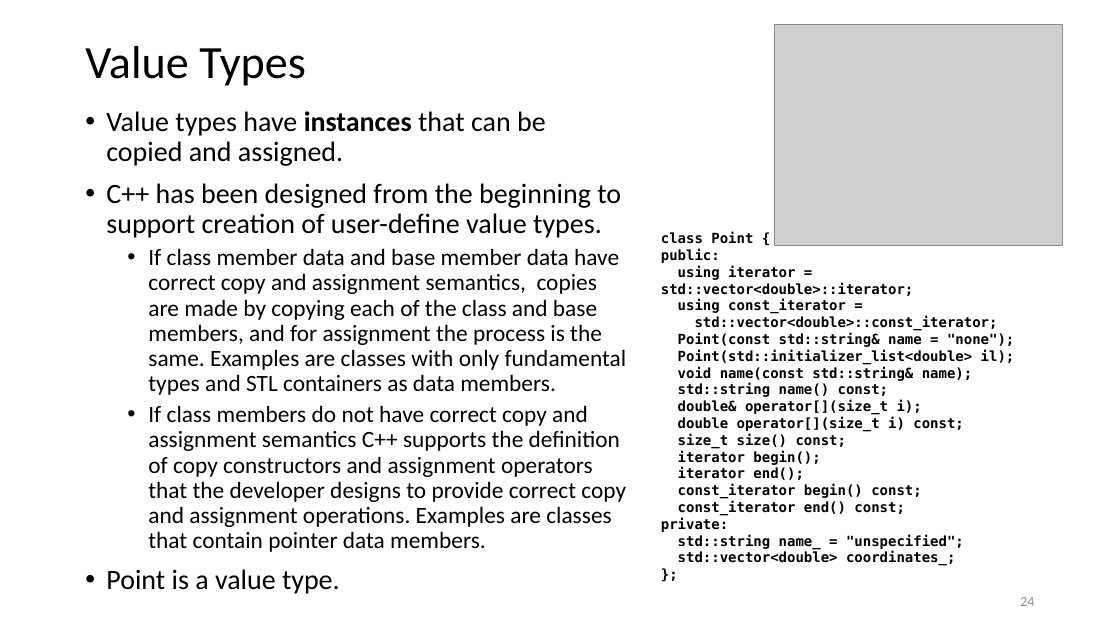
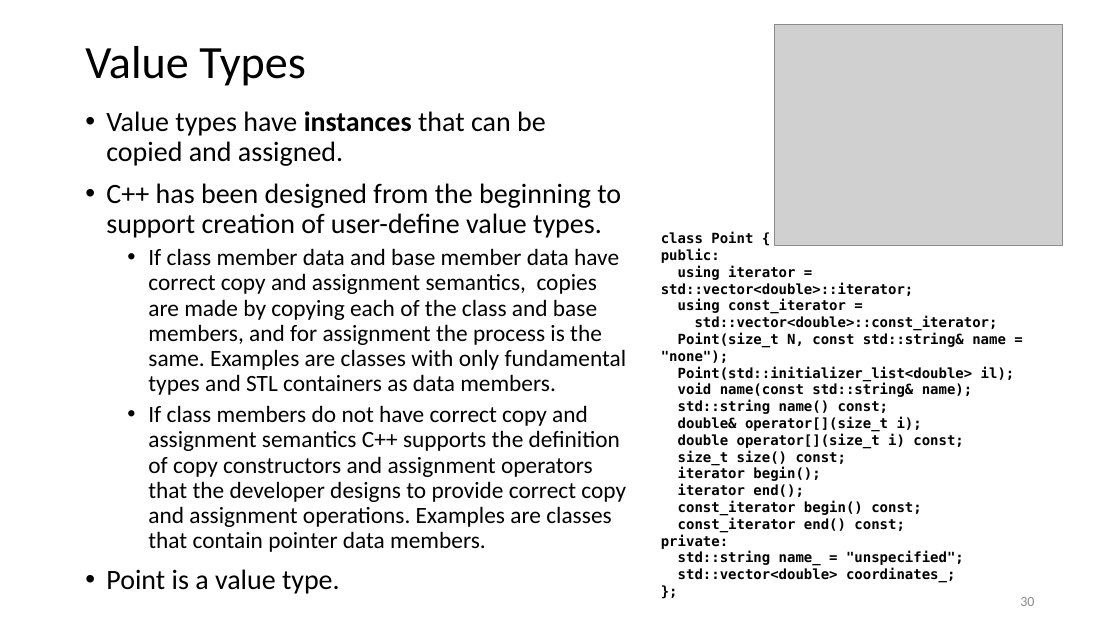
Before and after one commit to JimFawcett/JimFawcett.github.io, a slide deck: slide 30 of Resources/CppModels.pptx (slide 24 before the commit). Drawn at 1120x630 pixels with LibreOffice and Linux fonts; fonts in the diff are those of the drawing; grey boxes stand for pictures. Boxes give left, top, right and bottom in pixels: in the first picture for what was removed or moved away, otherwise in the second. Text is boxed around its words. In the diff, an @@ line names an element or a change of style, - is before the commit and + after.

```diff
--- a/Resources/CppModels.pptx
+++ b/Resources/CppModels.pptx
@@ text at bbox=[661, 333, 1006, 363]: text changed @@
-Point(const std::string& name = "none");
+Point(size_t N, const std::string& name = "none");
@@ page number at bbox=[1020, 597, 1034, 606]: text changed @@
-24
+30
```
Also in this commit, not shown: 6 other slides changed, 12 slides added, 4 other files.
